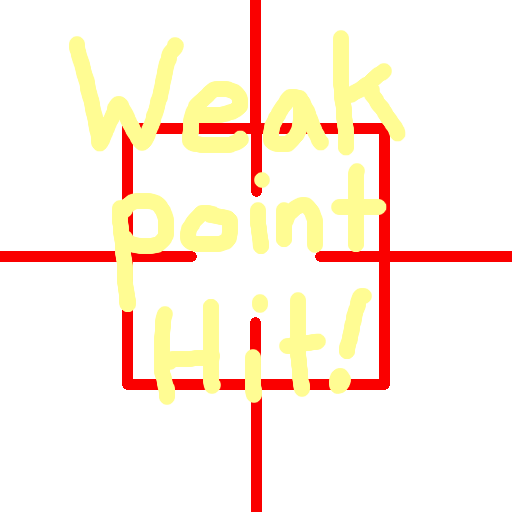
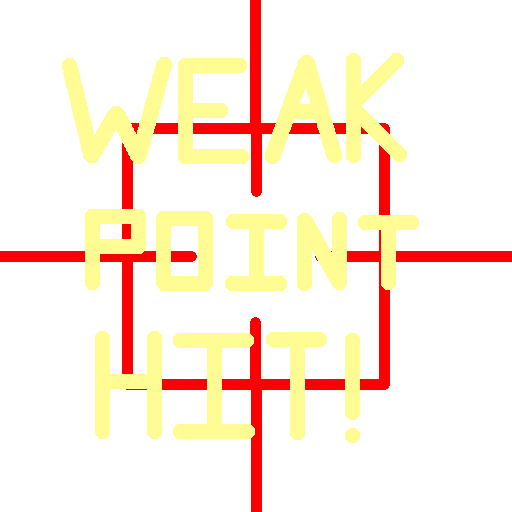
The second 512px x 512px image is a revision of the first. Changes to its layers:
painted on "Layer #1" over <box>62,30,419,443</box>
